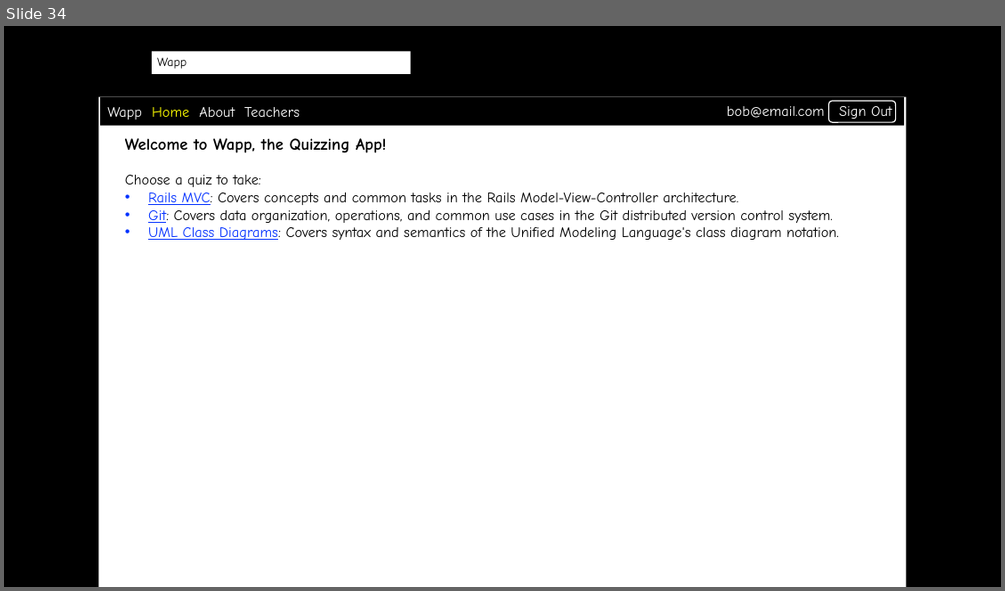
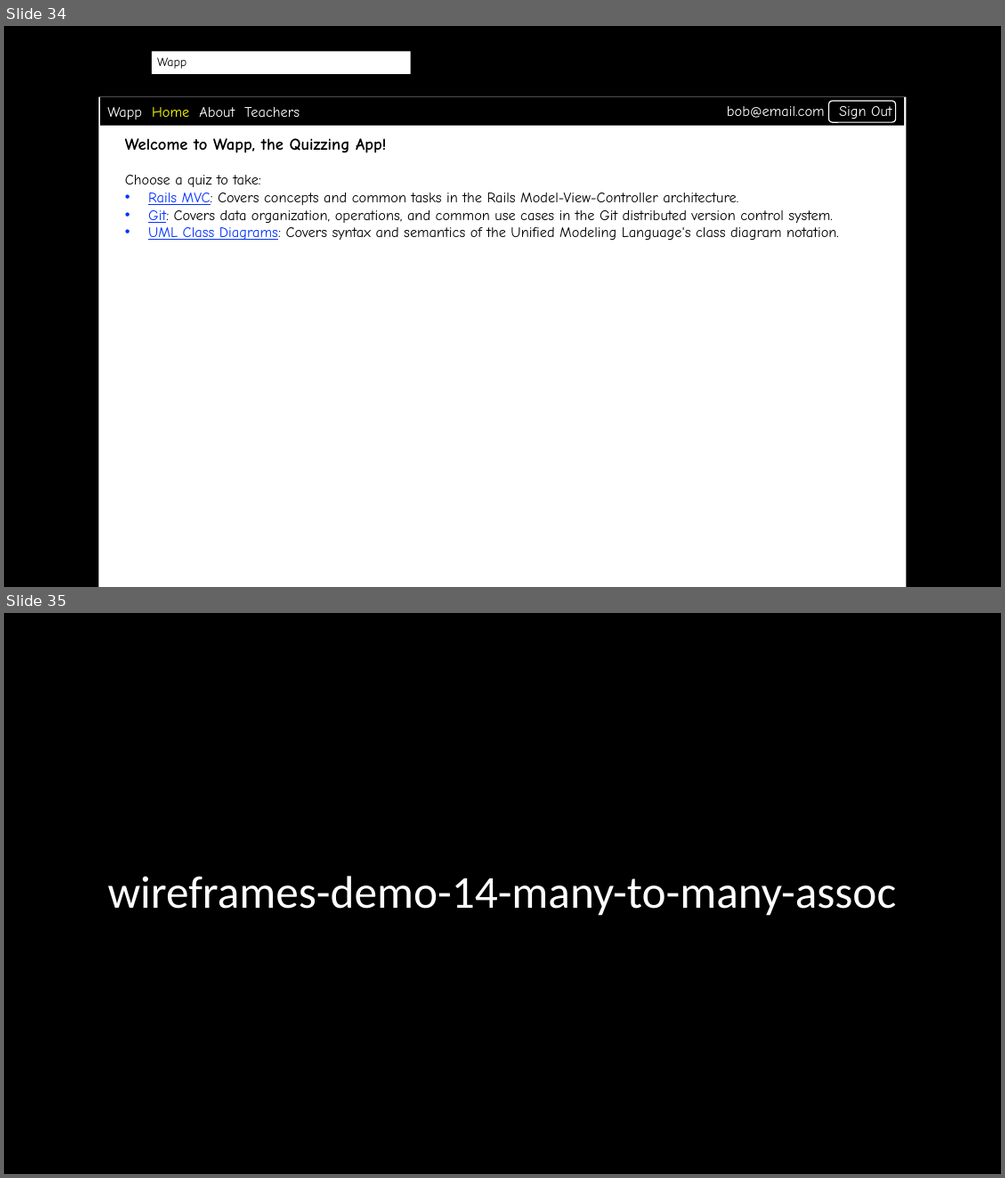
Before and after one commit to scott-fleming/wapp, a slide deck: docs/wireframes.pptx. Shown one above the other, each under a label of ours: slide 34 before the commit, slides 34 and 35 after it. The pictures are 1005x591 and 1005x1178 pixels, drawn with LibreOffice and Linux fonts; fonts in the diff are those of the drawing; background and template pictures are left out. Boxes give left, top, right and bottom in pixels: in the first picture for what was removed or moved away, otherwise in the second. Text is boxed around its words. In the diff, an @@ line names an element or a change of style, - is before the commit and + after.

Commit message:
Updated diagrams for Demo 14

```diff
--- a/docs/wireframes.pptx
+++ b/docs/wireframes.pptx
@@ slide 35 added at box(4, 613, 1001, 1174), background picture (left out); not listed: 1 template element that a slide beside it also shows @@
@@ rectangle added at box(4, 613, 1001, 1174), fill #000000 @@
@@ title added at box(108, 876, 897, 916), 44 pt, text #FFFFFF @@
+wireframes-demo-14-many-to-many-assoc
```
Also in this commit, not shown: 5 other slides added, 3 other files.
